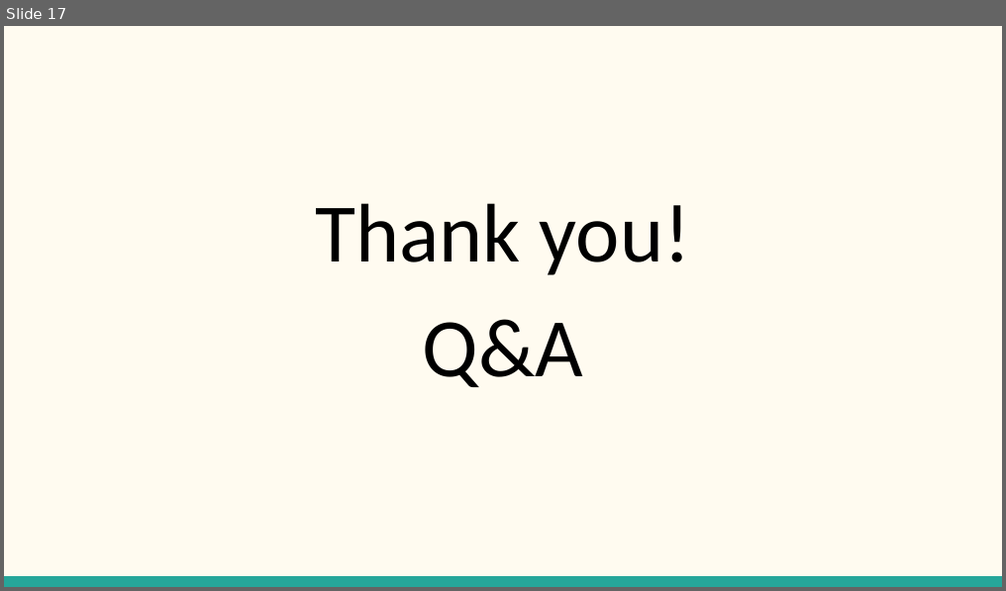
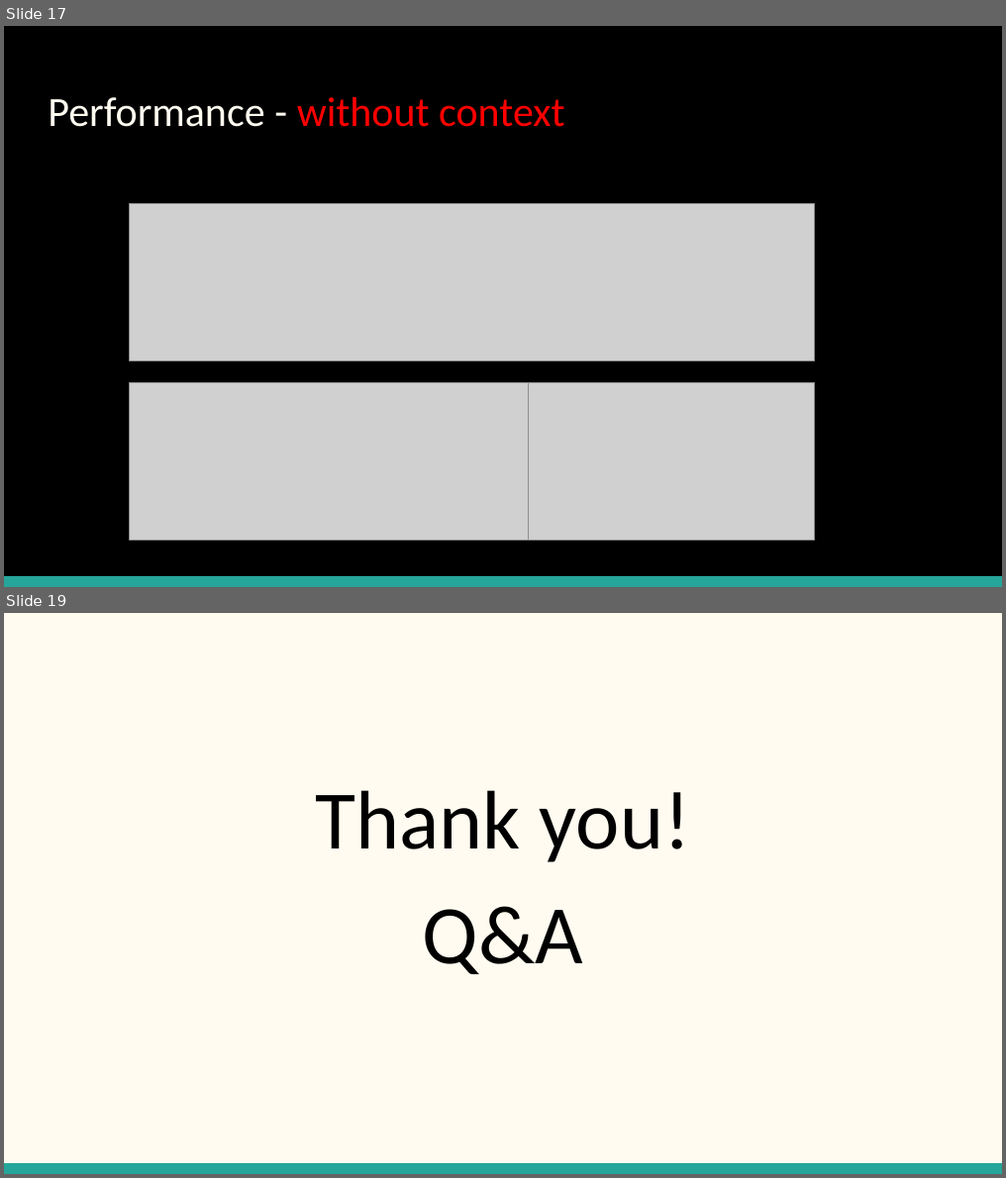
Before and after one commit to TZstatsADS/Fall2018-Project4-sec1--sec1proj4_grp6, a slide deck: doc/Sec 1 Proj 4 Group 6.pptx. Shown one above the other, each under a label of ours: slide 17 before the commit, slides 17 and 19 after it; the slides between them are not shown. The pictures are 1006x591 and 1006x1178 pixels, drawn with LibreOffice and Linux fonts; fonts in the diff are those of the drawing; grey boxes stand for pictures. Boxes give left, top, right and bottom in pixels: in the first picture for what was removed or moved away, otherwise in the second. Text is boxed around its words. In the diff, an @@ line names an element or a change of style, - is before the commit and + after.

```diff
--- a/doc/Sec 1 Proj 4 Group 6.pptx
+++ b/doc/Sec 1 Proj 4 Group 6.pptx
@@ slide 17 added at [4,26,1002,587], background #000000; not listed: 1 template element that a slide beside it also shows @@
@@ title added at [48,97,564,127], 30 pt, text #FF0000 @@
+Performance - without context
@@ picture added at [129,203,813,361] @@
@@ picture added at [129,383,528,540] @@
@@ picture added at [528,383,813,540] @@
@@ what was slide 17 is now slide 19 @@
```
Also in this commit, not shown: 3 other slides added, 2 slides removed, 4 other files.
